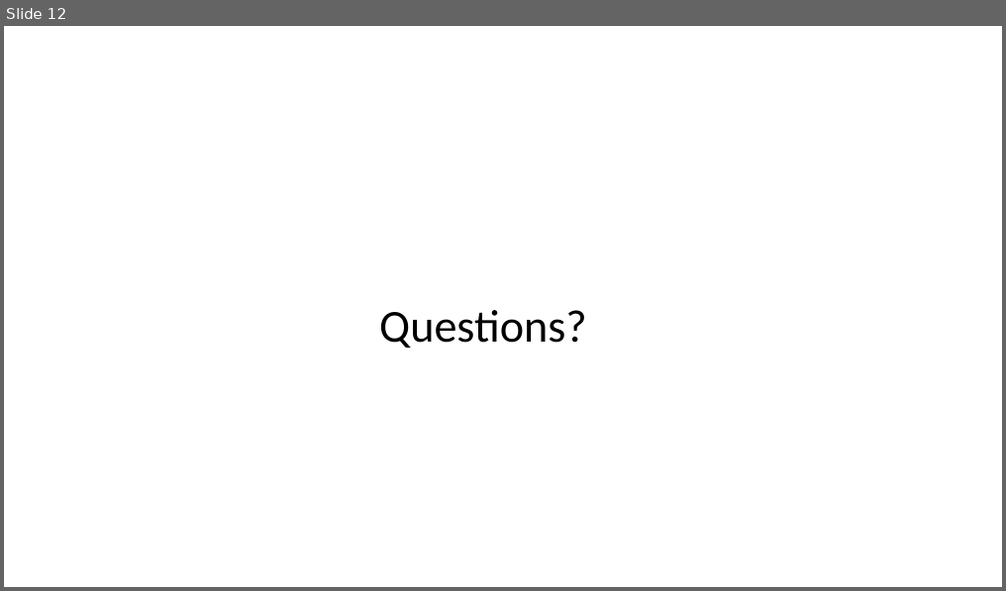
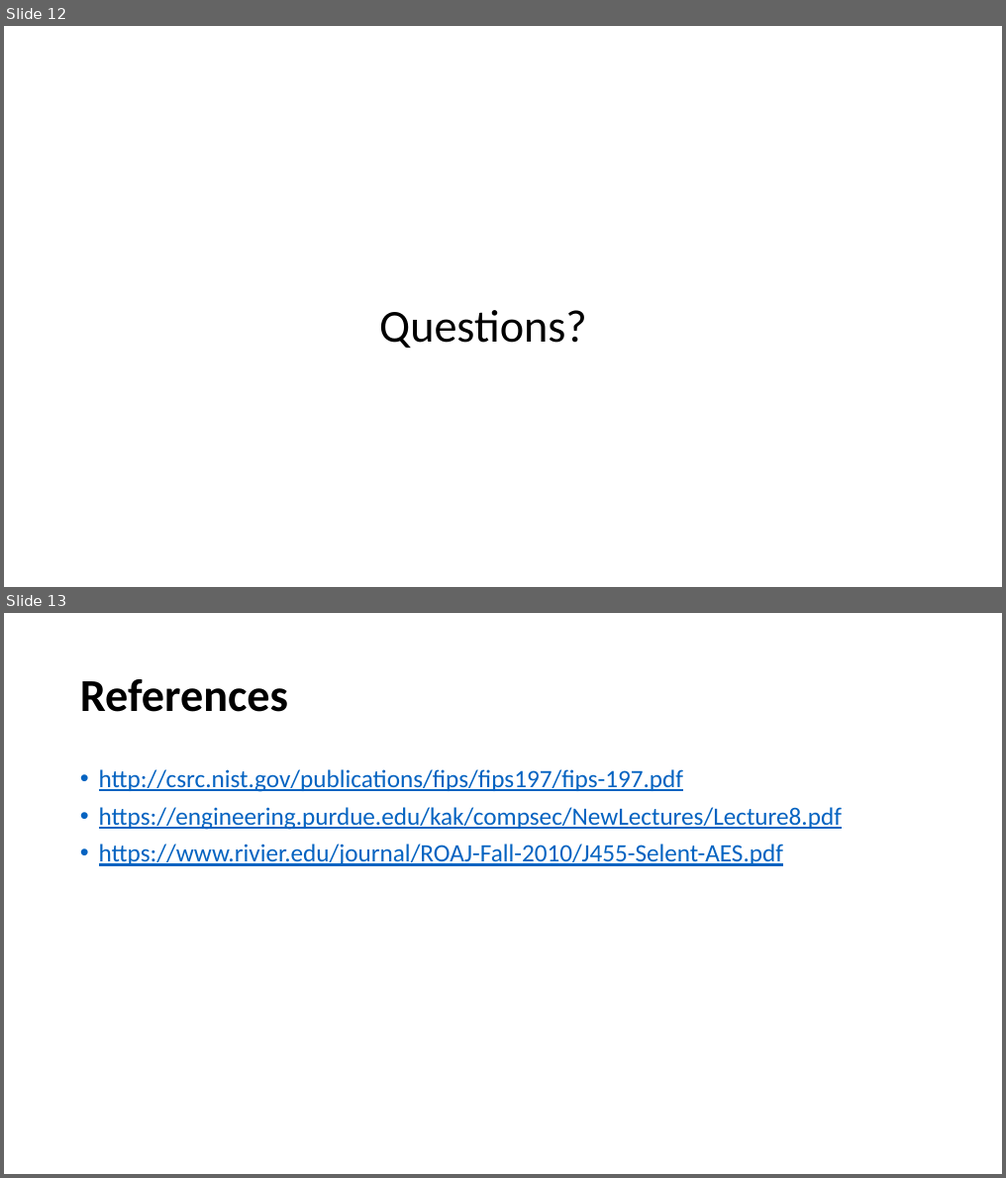
Before and after one commit to ssreddy2020/CMPT308, a slide deck: Project/Advanced Encryption Standard(AES).pptx. Shown one above the other, each under a label of ours: slide 12 before the commit, slides 12 and 13 after it. The pictures are 1006x591 and 1006x1178 pixels, drawn with LibreOffice and Linux fonts; fonts in the diff are those of the drawing. Boxes give left, top, right and bottom in pixels: in the first picture for what was removed or moved away, otherwise in the second. Text is boxed around its words. In the diff, an @@ line names an element or a change of style, - is before the commit and + after.

```diff
--- a/Project/Advanced Encryption Standard(AES).pptx
+++ b/Project/Advanced Encryption Standard(AES).pptx
@@ slide 13 added at (x1=4, y1=613, x2=1002, y2=1174), background #FFFFFF @@
@@ title added at (x1=80, y1=679, x2=288, y2=712), 44 pt, text #000000, bold @@
+References
@@ text added at (x1=99, y1=769, x2=842, y2=866), 24 pt, text #0563C1, underline @@
+• http://csrc.nist.gov/publications/fips/fips197/fips-197.pdf
+• https://engineering.purdue.edu/kak/compsec/NewLectures/Lecture8.pdf
+• https://www.rivier.edu/journal/ROAJ-Fall-2010/J455-Selent-AES.pdf
```
Also in this commit, not shown: 2 slides changed.
